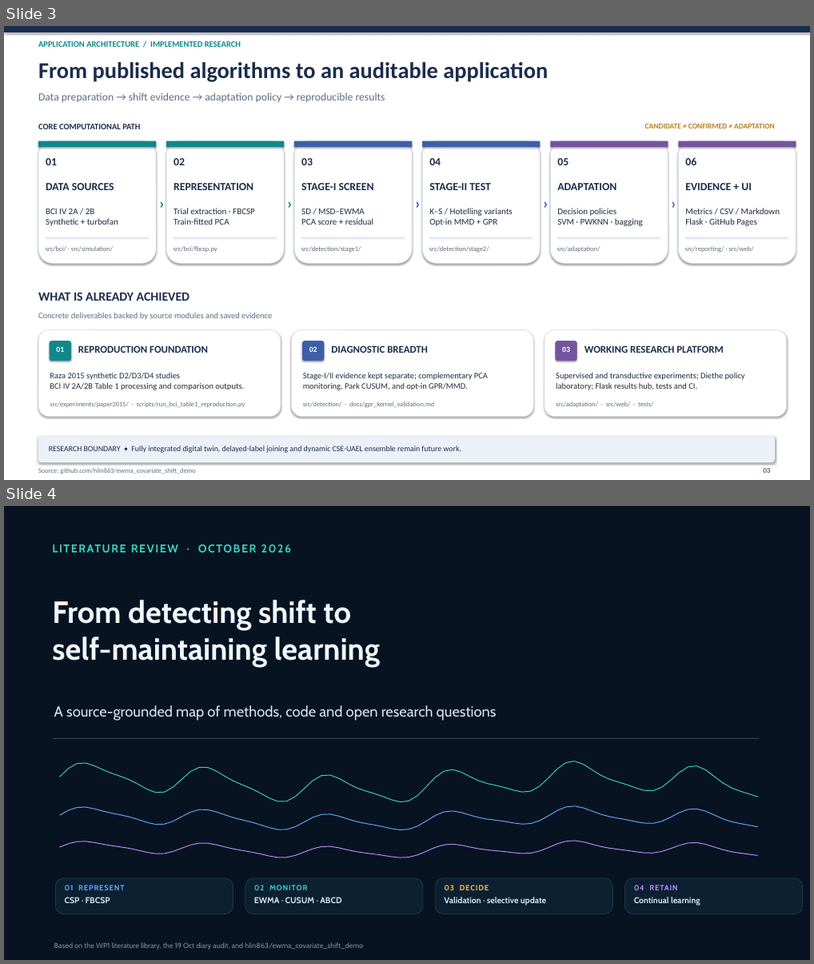
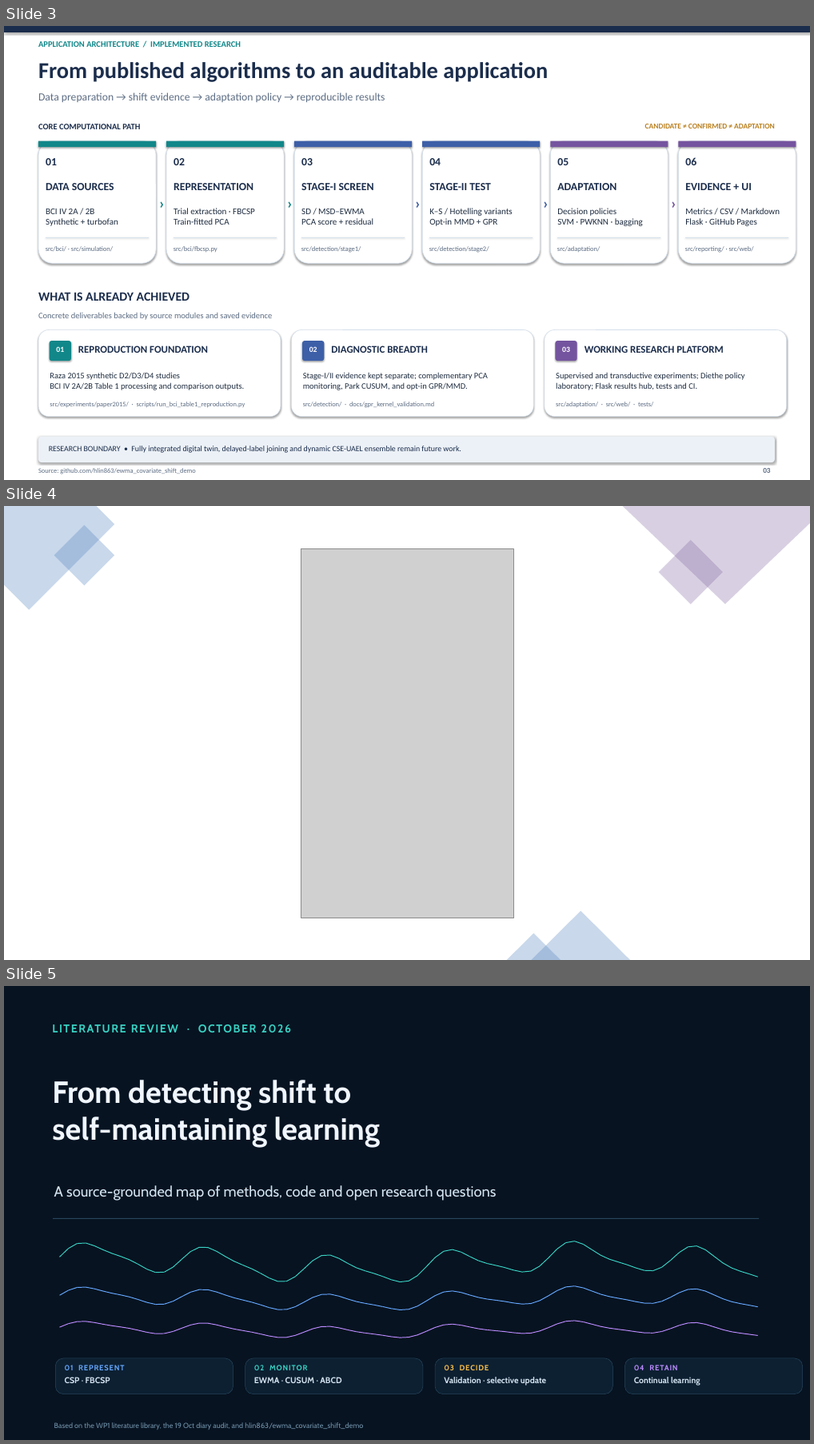
Before and after one commit to hlin863/ewma_covariate_shift_demo, a slide deck: presentations/EWMA_Covariate_Shift_Progress_Review_Haocheng_Lin.pptx. Shown one above the other, each under a label of ours: slides 3 and 4 before the commit, slides 3, 4 and 5 after it. The pictures are 814x964 and 814x1444 pixels, drawn with LibreOffice and Linux fonts; fonts in the diff are those of the drawing; grey boxes stand for pictures. Boxes give left, top, right and bottom in pixels: in the first picture for what was removed or moved away, otherwise in the second. Text is boxed around its words. In the diff, an @@ line names an element or a change of style, - is before the commit and + after.

Commit message:
Update progress review presentation
Refresh the EWMA covariate shift progress review slide deck.

```diff
--- a/presentations/EWMA_Covariate_Shift_Progress_Review_Haocheng_Lin.pptx
+++ b/presentations/EWMA_Covariate_Shift_Progress_Review_Haocheng_Lin.pptx
@@ slide 4 added at (4, 506, 810, 960), background #FFFFFF @@
@@ freeform shape added at (4, 506, 114, 610), fill #4F81BD at 30% opacity @@
@@ rectangle added at (54, 525, 114, 585), fill #4F81BD at 30% opacity @@
@@ freeform shape added at (623, 506, 810, 604), fill #8064A2 at 30% opacity @@
@@ picture added at (301, 548, 514, 917) @@
@@ rectangle added at (659, 540, 723, 604), fill #8064A2 at 30% opacity @@
@@ triangle added at (531, 911, 630, 960), fill #4F81BD at 30% opacity @@
@@ triangle added at (506, 933, 561, 960), fill #4F81BD at 30% opacity @@
@@ what was slide 4 is now slide 5 @@
```
